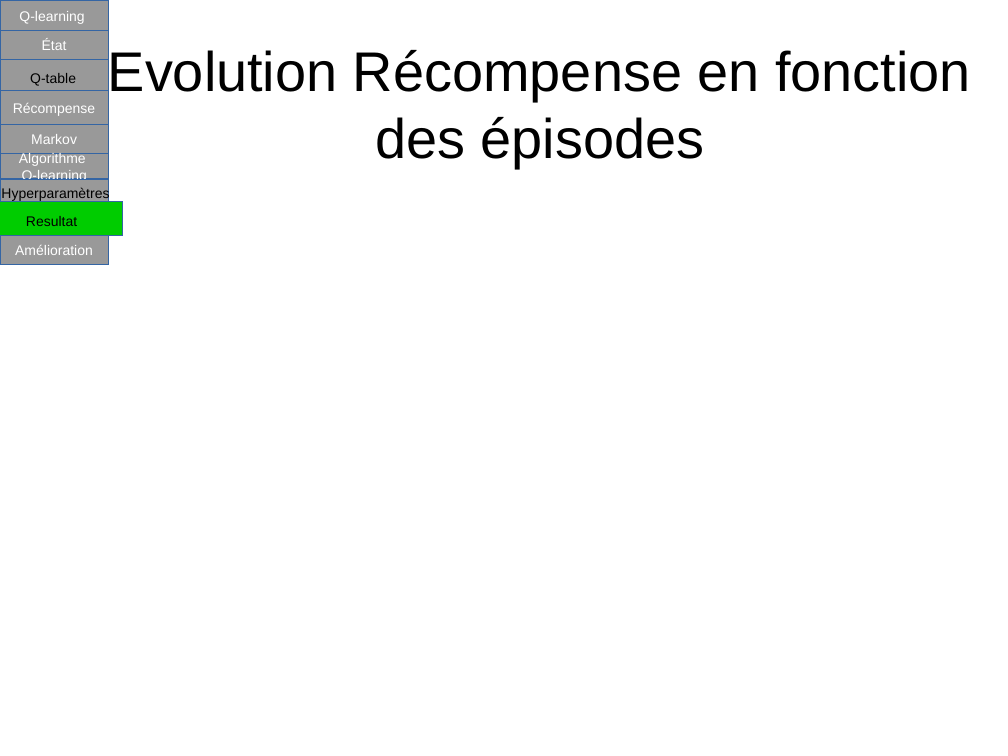
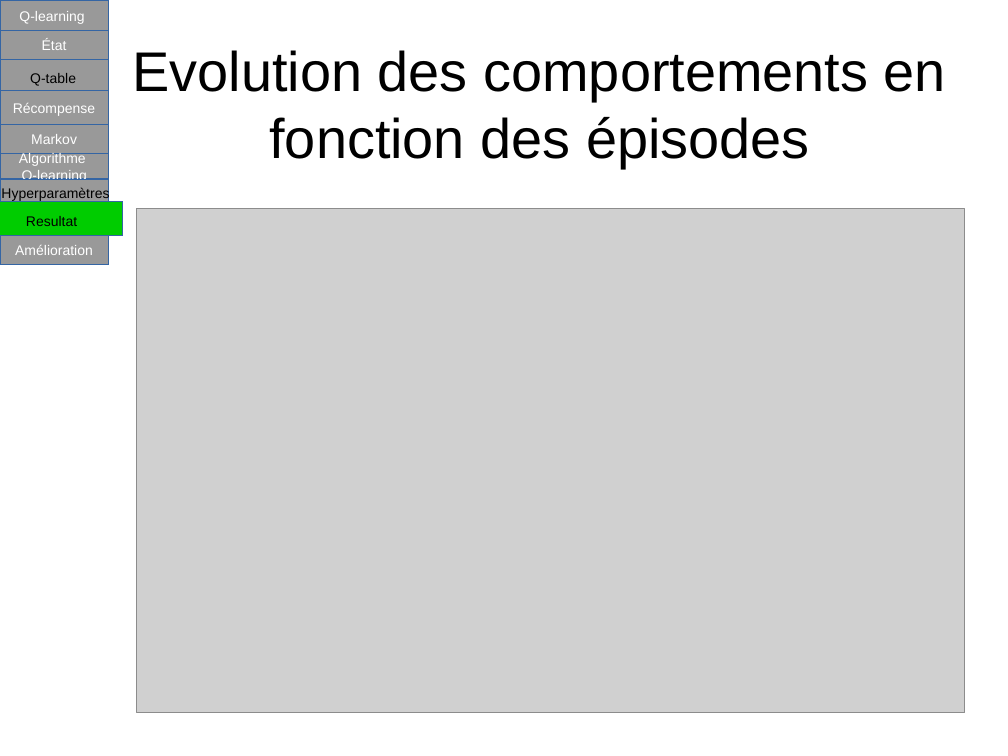
Before and after one commit to pfpimenta/projet_majeure, a slide deck: slide 21 of Presentation.odp (slide 20 before the commit). Drawn at 1008x756 pixels with LibreOffice and Linux fonts; fonts in the diff are those of the drawing; grey boxes stand for pictures. Boxes give left, top, right and bottom in pixels: in the first picture for what was removed or moved away, otherwise in the second. Text is boxed around its words. In the diff, an @@ line names an element or a change of style, - is before the commit and + after.

```diff
--- a/Presentation.odp
+++ b/Presentation.odp
@@ title at [133,50,946,168]: text changed @@
-Evolution Récompense en fonction des épisodes
+Evolution des comportements en fonction des épisodes
@@ picture added at [137,209,966,713] @@
```
Also in this commit, not shown: 1 other slide changed, 1 slide added.
